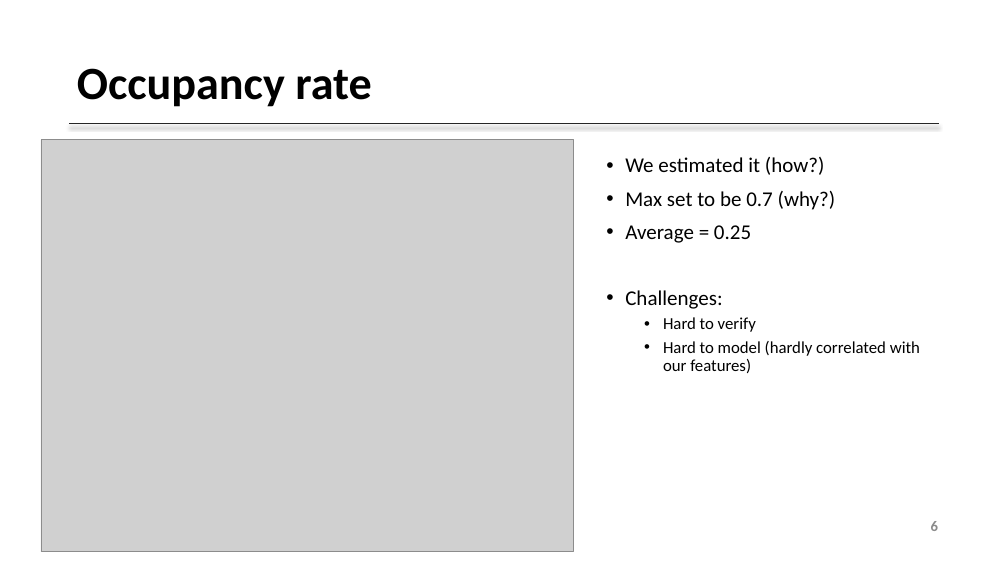
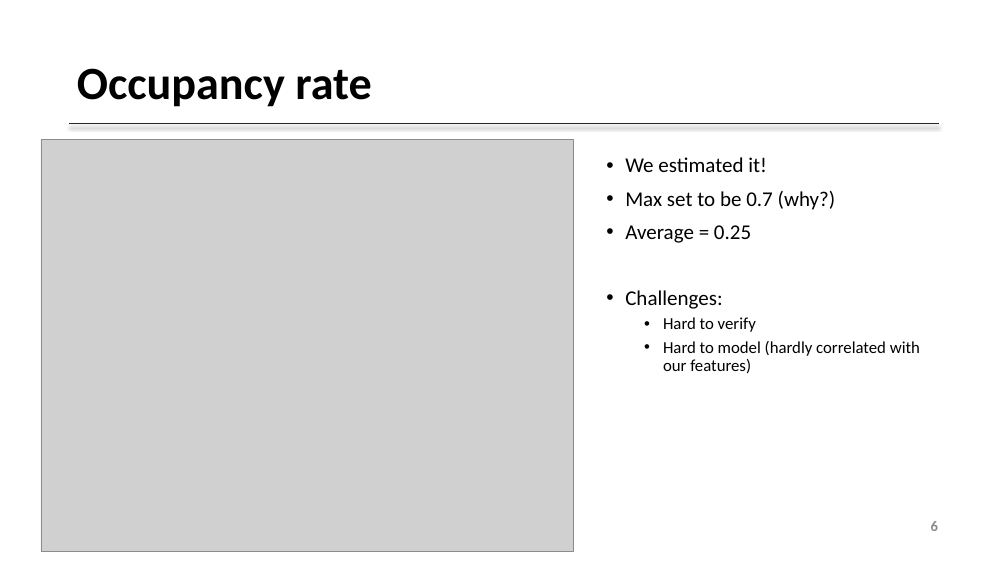
Before and after one commit to malfii/airbnb_investment, a slide deck: slide 6 of presentation/airbnb_investment_Alfi.pptx. Drawn at 1008x567 pixels with LibreOffice and Linux fonts; fonts in the diff are those of the drawing; grey boxes stand for pictures; background and template pictures are left out. Boxes give left, top, right and bottom in pixels: in the first picture for what was removed or moved away, otherwise in the second. Text is boxed around its words. In the diff, an @@ line names an element or a change of style, - is before the commit and + after.

```diff
--- a/presentation/airbnb_investment_Alfi.pptx
+++ b/presentation/airbnb_investment_Alfi.pptx
@@ text at (625,157,767,172): text changed @@
-• We estimated it (how?)
+• We estimated it!
```
Also in this commit, not shown: 3 other slides changed.
